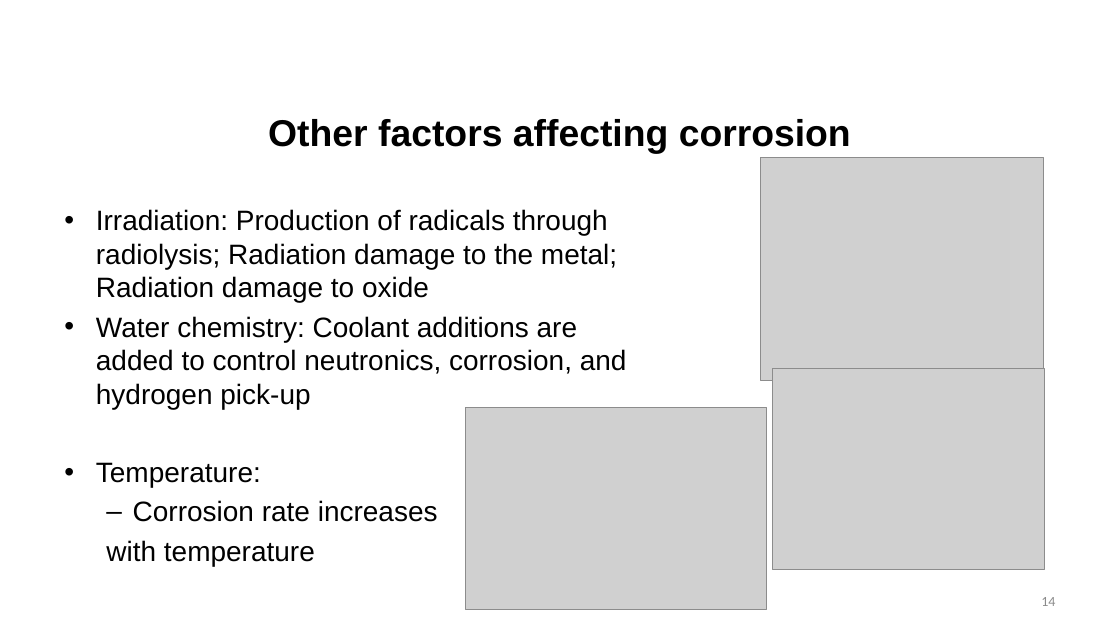
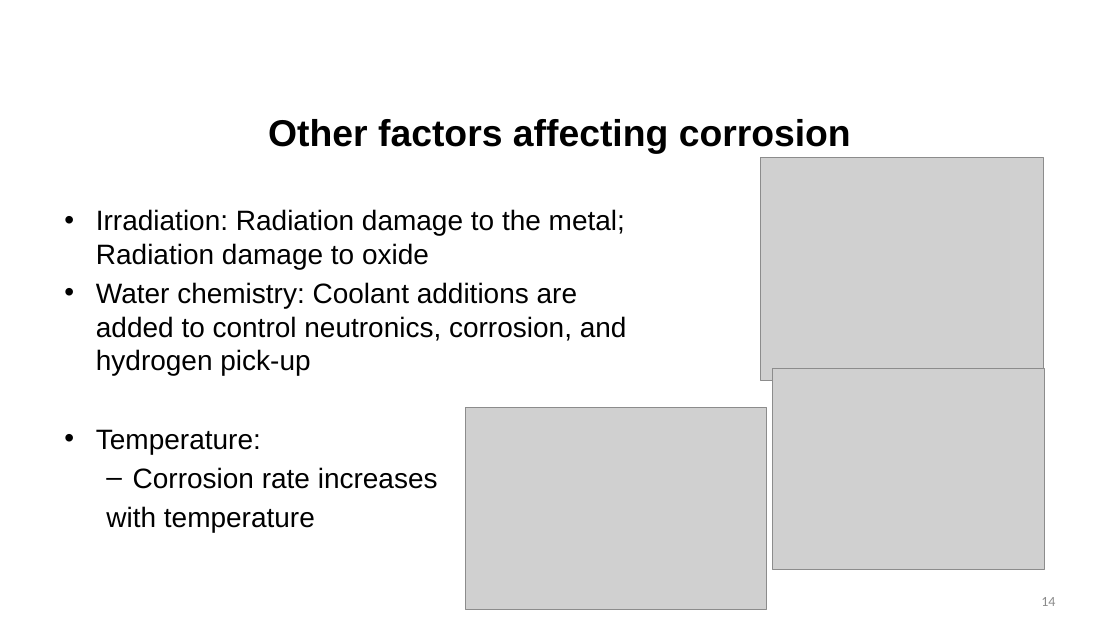
Before and after one commit to benbeeler/TEACHING, a slide deck: slide 14 of Nuclear_Fuel_Performance/NE591_Spring2020/section3/Lec17_oxide_hydride.pptx. Drawn at 1120x630 pixels with LibreOffice and Linux fonts; fonts in the diff are those of the drawing; grey boxes stand for pictures; background and template pictures are left out. Boxes give left, top, right and bottom in pixels: in the first picture for what was removed or moved away, otherwise in the second. Text is boxed around its words. In the diff, an @@ line names an element or a change of style, - is before the commit and + after.

```diff
--- a/Nuclear_Fuel_Performance/NE591_Spring2020/section3/Lec17_oxide_hydride.pptx
+++ b/Nuclear_Fuel_Performance/NE591_Spring2020/section3/Lec17_oxide_hydride.pptx
@@ text at box(96, 209, 625, 269): text changed @@
-• Irradiation: Production of radicals through radiolysis; Radiation damage to the metal; Radiation damage to oxide
+• Irradiation: Radiation damage to the metal; Radiation damage to oxide
```
Also in this commit, not shown: 7 other slides changed, 7 other files.
